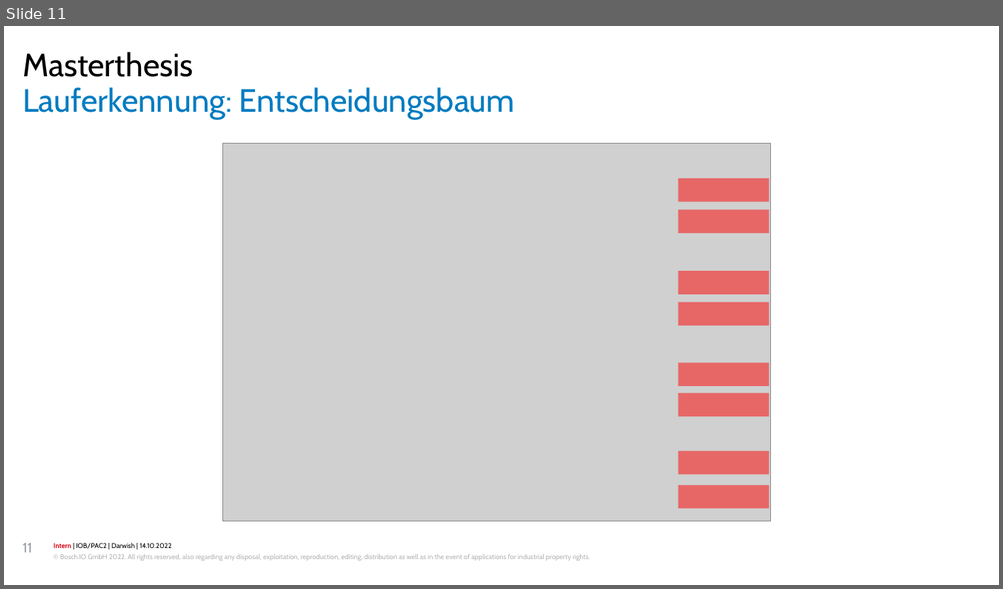
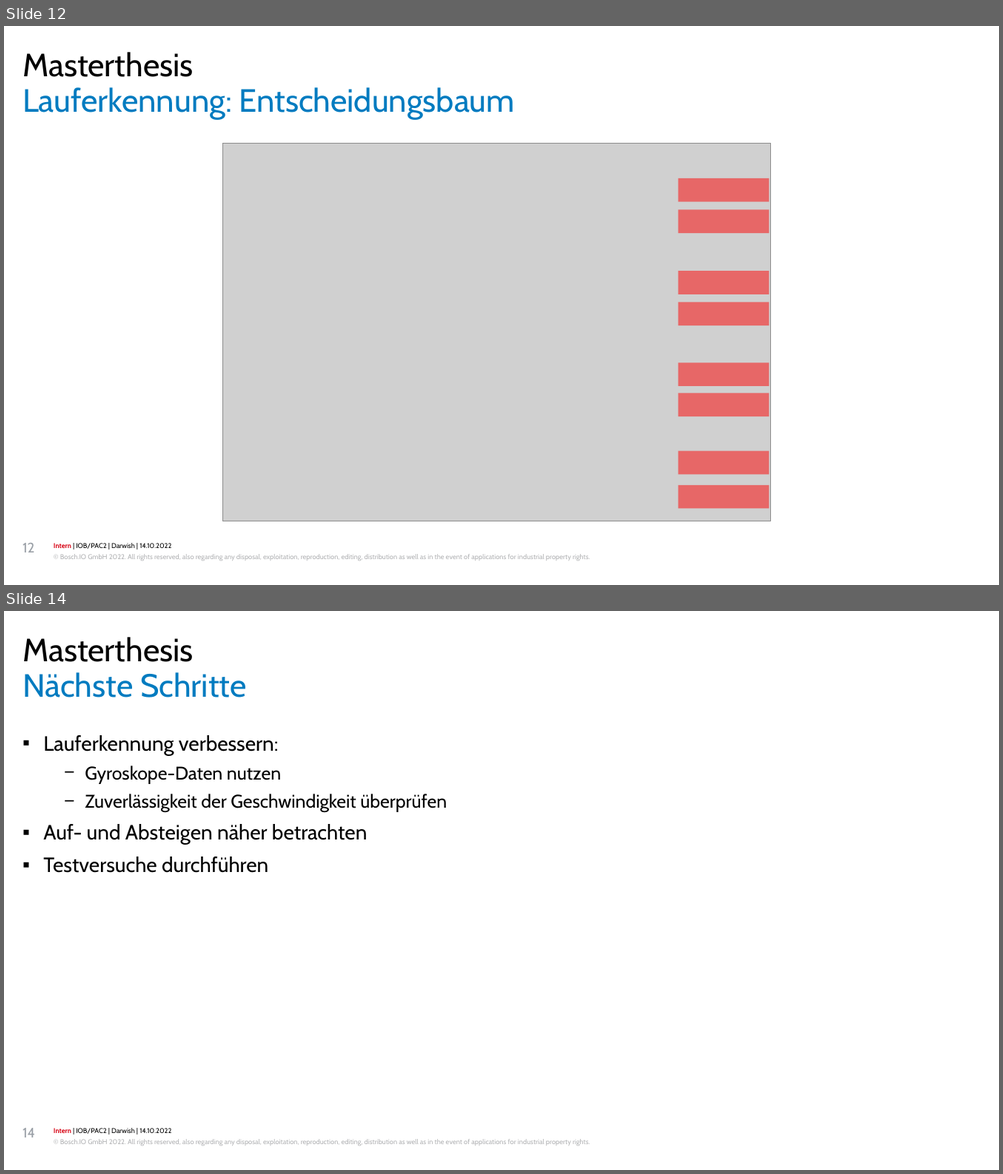
Before and after one commit to OaysDarwish/MasterArbeit, a slide deck: Zwischenvortrag_converted.pptx. Shown one above the other, each under a label of ours: slide 11 before the commit, slides 12 and 14 after it; the slides between them are not shown. The pictures are 1003x589 and 1003x1174 pixels, drawn with LibreOffice and Linux fonts; fonts in the diff are those of the drawing; grey boxes stand for pictures; background and template pictures are left out. Boxes give left, top, right and bottom in pixels: in the first picture for what was removed or moved away, otherwise in the second. Text is boxed around its words. In the diff, an @@ line names an element or a change of style, - is before the commit and + after.

```diff
--- a/Zwischenvortrag_converted.pptx
+++ b/Zwischenvortrag_converted.pptx
@@ slide 14 added at bbox=[4, 611, 999, 1170], background #FFFFFF; not listed: 2 template elements that a slide beside it also shows @@
@@ text added at bbox=[22, 637, 193, 662], 28 pt, text #000000 @@
+Masterthesis
@@ title added at bbox=[22, 672, 246, 698], 28 pt, text #007BC0 @@
+Nächste Schritte
@@ text added at bbox=[43, 735, 447, 873], 18 pt, text #000000 @@
+▪ Lauferkennung verbessern:
+  − Gyroskope-Daten nutzen
+  − Zuverlässigkeit der Geschwindigkeit überprüfen
+▪ Auf- und Absteigen näher betrachten
+▪ Testversuche durchführen
@@ page number added at bbox=[22, 1128, 35, 1138], 12 pt, text #999FA6 @@
+14
@@ what was slide 11 is now slide 12 @@
@@ page number at bbox=[22, 543, 34, 553]: text changed @@
-11
+12
```
Also in this commit, not shown: 7 slides changed, 3 other slides added, 4 slides removed, 1 other file.
